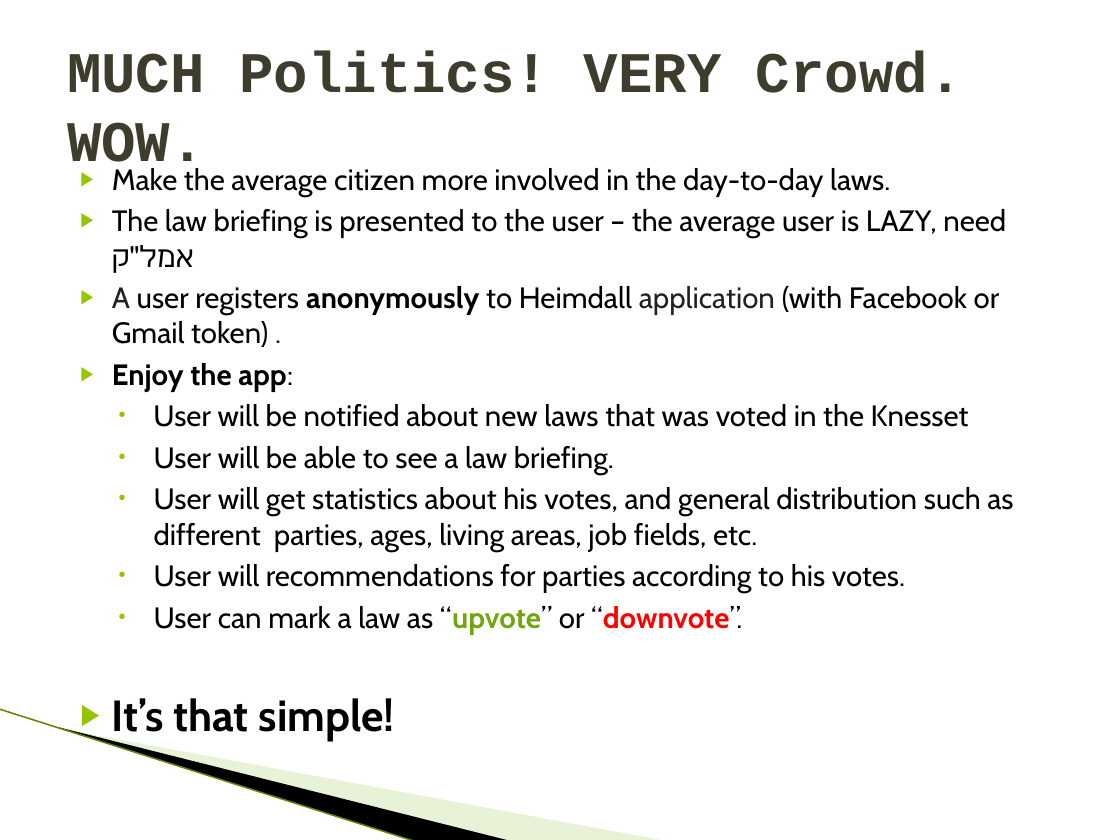
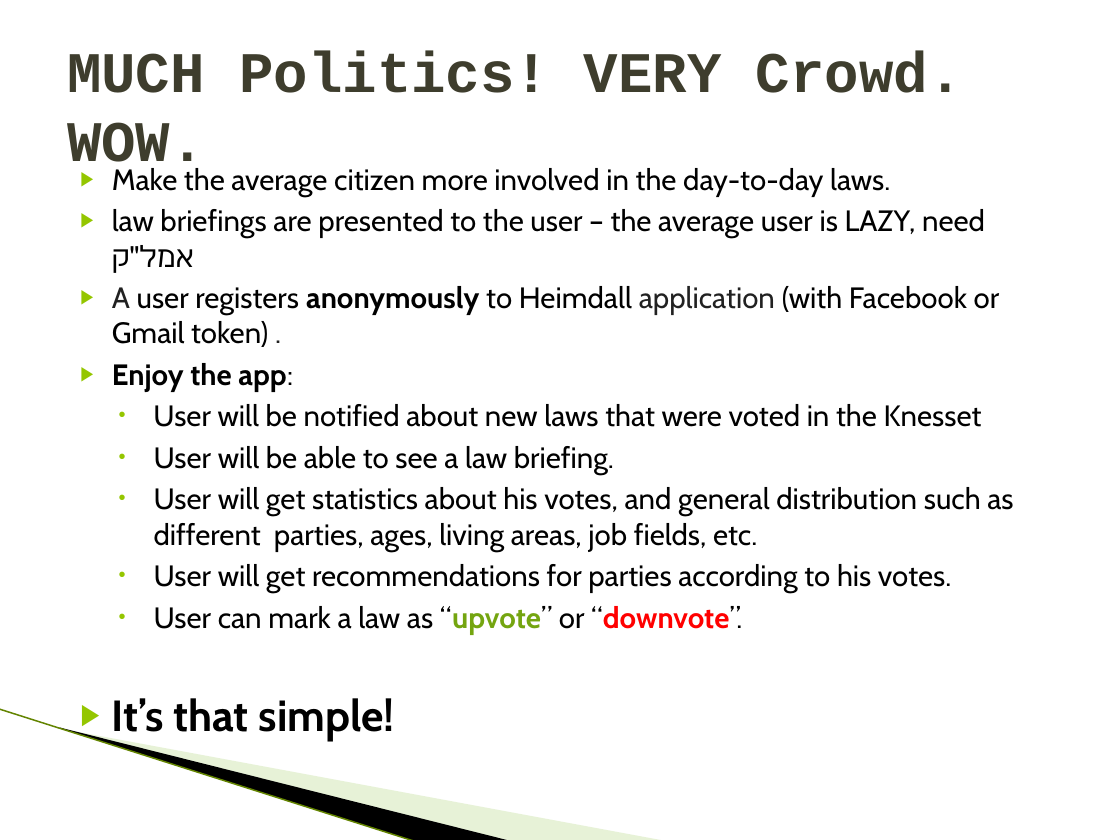
Before and after one commit to idantavor/PoliticalCrowd, a slide deck: slide 5 of CrowdPresentationTheBest.pptx. Drawn at 1120x840 pixels with LibreOffice and Linux fonts; fonts in the diff are those of the drawing; background and template pictures are left out. Boxes give left, top, right and bottom in pixels: in the first picture for what was removed or moved away, otherwise in the second. Text is boxed around its words. In the diff, an @@ line names an element or a change of style, - is before the commit and + after.

```diff
--- a/CrowdPresentationTheBest.pptx
+++ b/CrowdPresentationTheBest.pptx
@@ text at [112, 209, 985, 273]: text changed @@
-▶ The law briefing is presented to the user – the average user is LAZY, need אמל"ק
+▶ law briefings are presented to the user – the average user is LAZY, need אמל"ק
@@ text at [153, 404, 982, 427]: text changed @@
-• User will be notified about new laws that was voted in the Knesset
+• User will be notified about new laws that were voted in the Knesset
@@ text at [154, 564, 951, 593]: text changed @@
-• User will recommendations for parties according to his votes.
+• User will get recommendations for parties according to his votes.
```
Also in this commit, not shown: 4 other slides changed, 2 other files.
